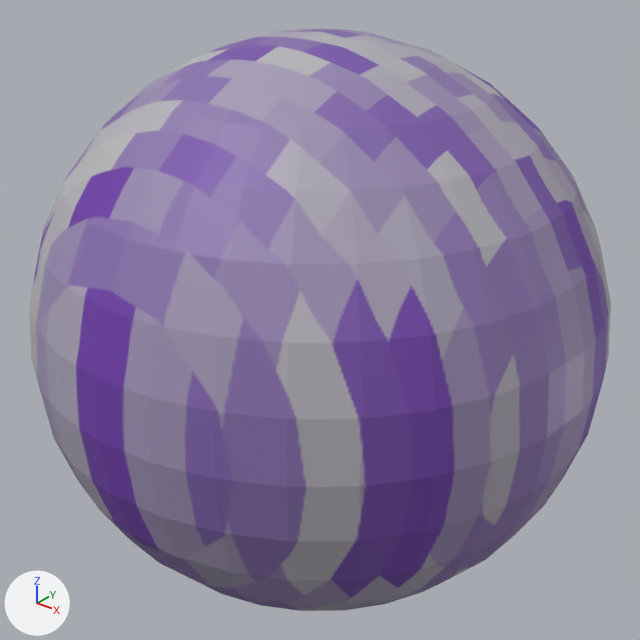
The COLLADA model res/cube.dae, before and after one commit.
Both versions are drawn from a 50 mm camera at (1.805, 2.745, 1.398) aimed at (0.0, 5.0, 0.0). Lighting does not change. The marker at lower left points along +X, +Y and +Z.

Before the edit, the objects in view are built like this:
```python
mat_material_003 = principled_material('Material.003')
mat_material_003.texture = img_brick_png
me_sphere = bpy.data.meshes.new('Sphere')
me_sphere.from_pydata(...)  # a UV sphere (32 segments, 16 rings, poles along z) spanning x -1.0..1.0, y -1.0..1.0, z -1.0..1.0
me_sphere.materials.append(mat_material_003)  # picture img_brick_png
ob_sphere = bpy.data.objects.new('Sphere', me_sphere)
ob_sphere.location = (0.0, 5.0, 0.0)
ob_sphere.rotation_euler = (0.0, -3.142, 0.0)  # degrees (0, -180, 0)
```
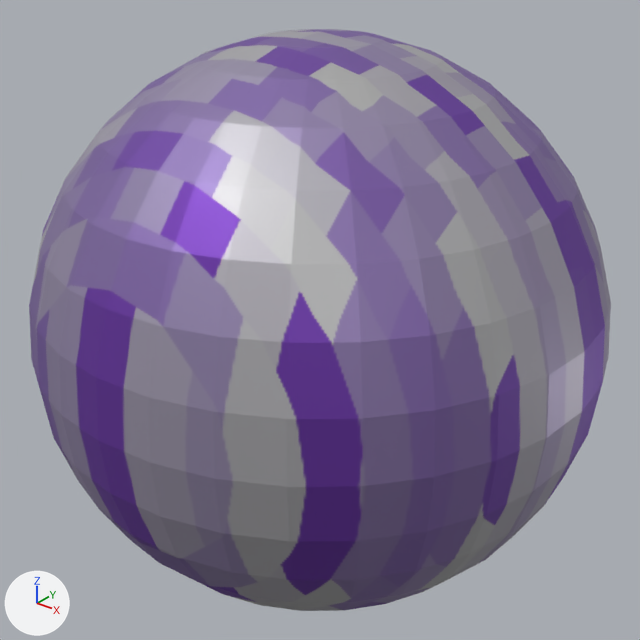
Patch to the scene script:
```diff
--- a/res/cube.dae.py
+++ b/res/cube.dae.py
@@ mat_material_003 @@
 mat_material_003.texture = img_brick_png
+mat_material_003.metallic = 0.5
@@ ob_sphere @@
 ob_sphere.location = (0.0, 5.0, 0.0)
-ob_sphere.rotation_euler = (0.0, -3.142, 0.0)  # degrees (0, -180, 0)
```

Location of each change, (x1, y1, x2, y2) in pixels of the pictures (640 x 640 px):
'Sphere', surface changed, turned: (29, 29, 611, 611) in both
